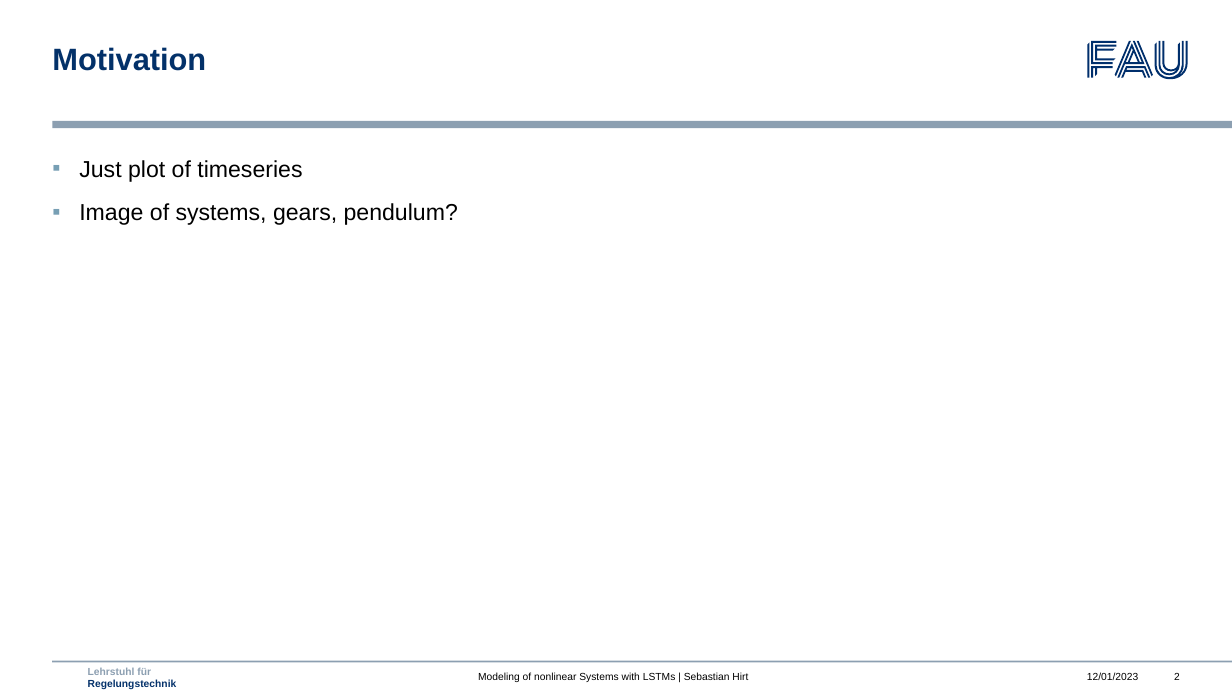
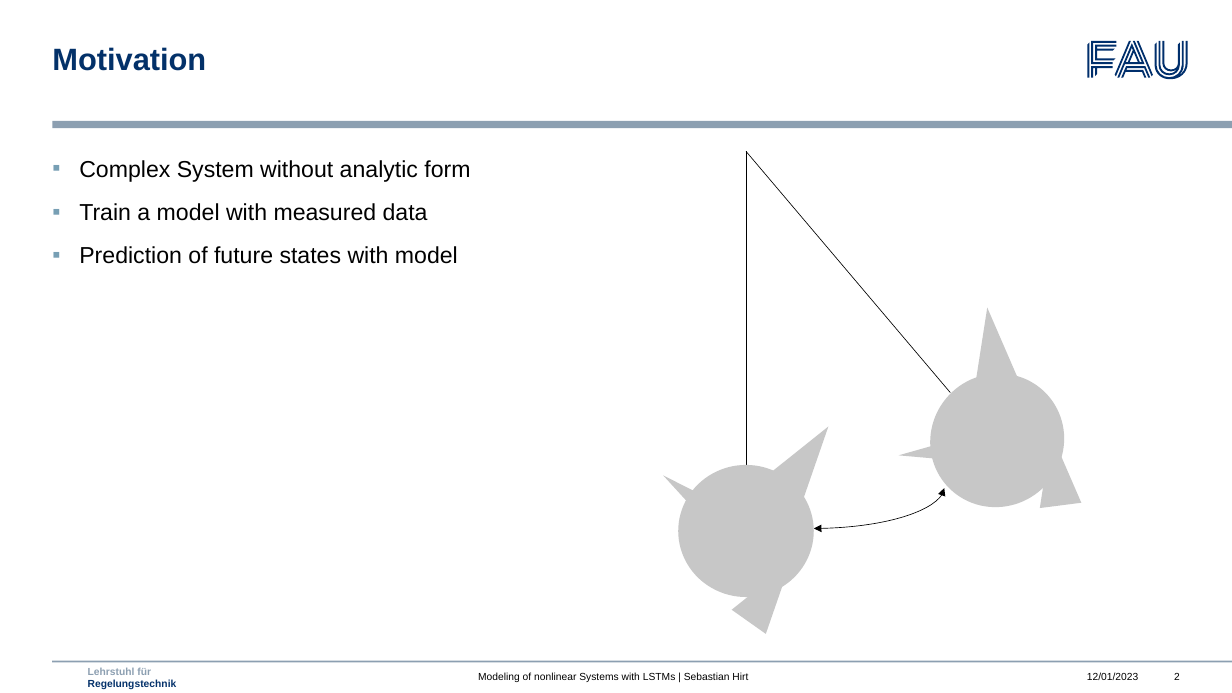
Before and after one commit to mokronos/nonlinearLSTM, a slide deck: slide 2 of presentation/nonlinearLSTM_slides.pptx. Drawn at 1232x693 pixels with LibreOffice and Linux fonts; fonts in the diff are those of the drawing; background and template pictures are left out. Boxes give left, top, right and bottom in pixels: in the first picture for what was removed or moved away, otherwise in the second. Text is boxed around its words. In the diff, an @@ line names an element or a change of style, - is before the commit and + after.

```diff
--- a/presentation/nonlinearLSTM_slides.pptx
+++ b/presentation/nonlinearLSTM_slides.pptx
@@ text at (79,160,470,264): text changed @@
-▪ Just plot of timeseries
-▪ Image of systems, gears, pendulum?
+▪ Complex System without analytic form
+▪ Train a model with measured data
+▪ Prediction of future states with model
@@ line added from (746, 152) to (746, 465), #000000 0.5 pt @@
@@ line added from (746, 152) to (951, 393), #000000 0.5 pt @@
@@ group added at (898,305,1092,535): 3 triangles, 1 ellipse @@
@@ group added at (657,414,845,634): 3 triangles, 1 ellipse @@
@@ curved double arrow added from (945, 488) to (814, 529), #000000 0.5 pt @@
```
Also in this commit, not shown: 13 other slides changed, 4 slides removed.
